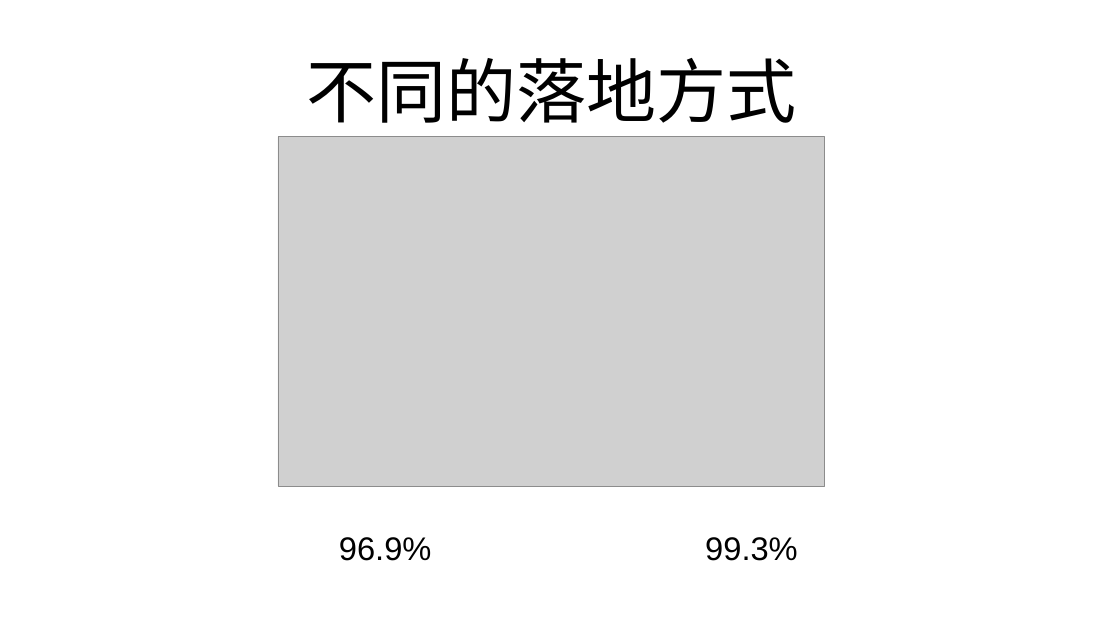
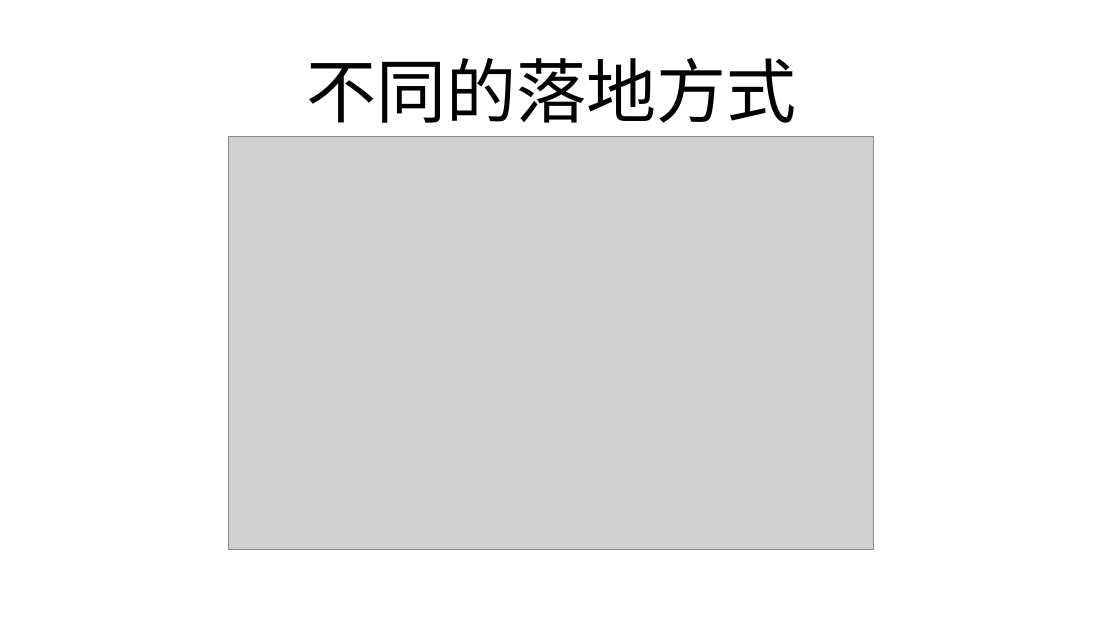
Before and after one commit to FredJiangFei/freetalk, a slide deck: slide 3 of 跑鞋/prod.pptx. Drawn at 1120x630 pixels with LibreOffice and Linux fonts; fonts in the diff are those of the drawing; grey boxes stand for pictures. Boxes give left, top, right and bottom in pixels: in the first picture for what was removed or moved away, otherwise in the second. Text is boxed around its words. In the diff, an @@ line names an element or a change of style, - is before the commit and + after.

```diff
--- a/跑鞋/prod.pptx
+++ b/跑鞋/prod.pptx
@@ picture resized from (x1=278, y1=137, x2=825, y2=486) to (x1=229, y1=137, x2=874, y2=549) @@
@@ text removed at (x1=339, y1=537, x2=432, y2=561) @@
-96.9%
@@ text removed at (x1=705, y1=537, x2=798, y2=561) @@
-99.3%
```
Also in this commit, not shown: 6 other slides changed, 1 slide added, 3 slides removed.
